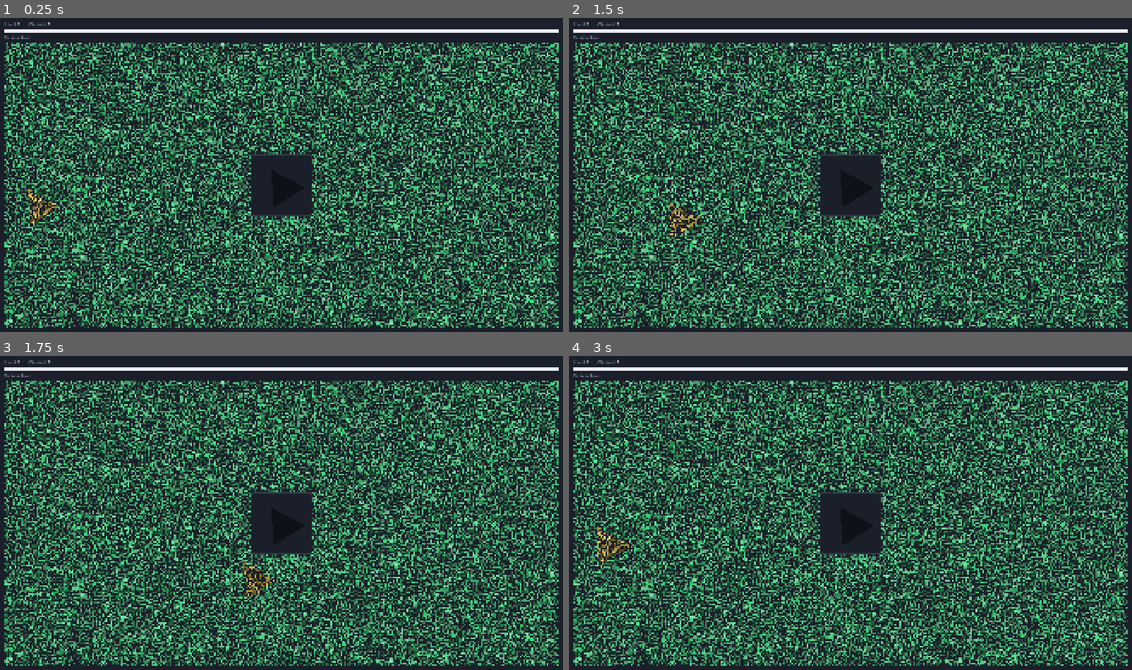
Above: before the commit, frames 1-4 (two rows, left to right).
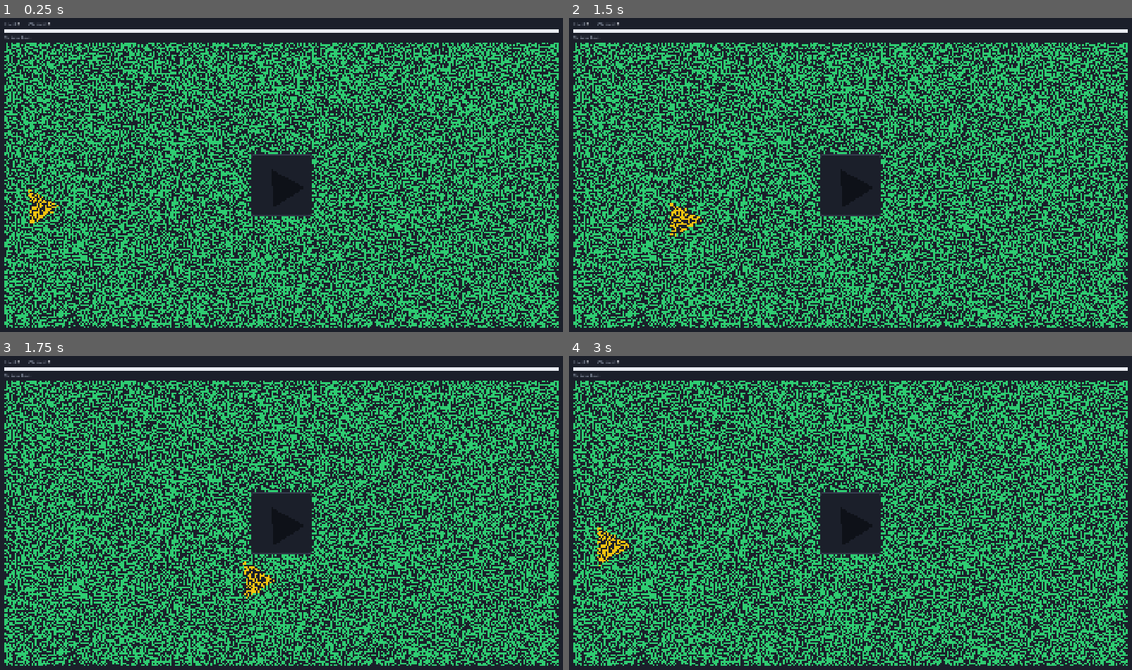
Above: after the commit, the same moments.

Repository: ooooonnnnn/Colorblind-Shape-Match
Game: Godot game, scene res://main.tscn
Same seed, same stepped clock (60 frames per second), same inputs: the game is played once before the commit and once after it.
Inputs (mouse positions are in pixels of both pictures, inside the frame that each line leads up to):
- Up to frame 1 (0.25 s): no input
- Up to frame 2 (1.5 s): tap Enter (ui_accept) at 0.5, 1.25 s; drag from (850, 184) to (906, 105) at 0.52 s; drag from (608, 203) to (822, 240) at 1.27 s
- Up to frame 3 (1.75 s): no input
- Up to frame 4 (3 s): move the mouse to (906, 443) at 2.02 s; click (906, 443) at 2.17 s; tap Enter (ui_accept) at 2.75 s; drag from (822, 578) to (681, 465) at 2.77 s

The runs differ from the first frame. In frame 1, 38% of the frame differs, in the area x 0-100%, y 7-99%; in frame 2, 38%; in frame 3, 38%; in frame 4, 38%.

Commit message:
Show dots in flat base colors instead of random shades
Co-Authored-By: Claude Opus 5.5 (1M context) <noreply@anthropic.com>

Diff:
--- a/scripts/dots.gd
+++ b/scripts/dots.gd
@@ -1,17 +1,15 @@
 extends CanvasLayer
 ## Redraws the area rectangle, except the mask rectangle, as non-overlapping
-## circles. Each circle gets a random shade (from ArtManager) of the background
-## color, or of a shape's color while that shape's piece is under its center.
+## circles. Each circle shows the background color, or a shape's color while
+## that shape's piece is under its center.
 ## The circles are packed once per area and mask position; which base color
 ## each one uses follows the screen live.
 
 signal colors_changed  ## a base color was edited, e.g. in the inspector while running
 
-const ArtManager := preload("res://scripts/ArtManager.gd")
 const CONFIG_PATH := "res://dots.json"
 const MIN_RADIUS := 1.0     # px; spots that only fit a smaller circle are skipped
 const CELL := 4.0          # px; side of the cells used to track where free space is left
-const SHADE_COLUMNS := 2048  # circles per row of the shade texture; must match dot_circle.gdshader
 
 @export var area: Control  ## the part of the screen the circles fill
 @export var mask: Control  ## stays clear of circles
@@ -33,7 +31,7 @@
 var _circles := MultiMeshInstance2D.new()
 var _packed_in := Rect2()   # the area rect the circles were packed into
 var _packed_for := Rect2()  # the mask rect the circles were packed around
-var _shaded_for := PackedColorArray()  # the base colors the shades were picked from
+var _shown_colors := PackedColorArray()  # the base colors last given to the shader
 
 
 func _ready() -> void:
@@ -82,8 +80,9 @@
 
 
 func _process(_delta: float) -> void:
-	if _base_colors() != _shaded_for:
-		_shade(_circles.multimesh.instance_count)
+	if _base_colors() != _shown_colors:
+		_shown_colors = _base_colors()
+		_circles.material.set_shader_parameter("bases", _shown_colors)
 		colors_changed.emit()
 	var area_rect := area.get_global_rect() if area else get_viewport().get_visible_rect()
 	var mask_rect := mask.get_global_rect() if mask else Rect2()
@@ -100,9 +99,7 @@
 			Vector4(mask_rect.position.x / size.x, mask_rect.position.y / size.y,
 					mask_rect.size.x / size.x, mask_rect.size.y / size.y))
 	_circles.position = area_rect.position
-	var circles := _pack(size, mask_rect)
-	_show(circles)
-	_shade(circles.size())
+	_show(_pack(size, mask_rect))
 
 
 ## Circles as (x, y, radius), placed one at a time at random free spots, each
@@ -182,19 +179,6 @@
 	slot[id] = -1
 
 
-## Picks every circle's shade of every base color, and gives the shader the
-## bases so it can tell which shape, if any, is under a circle.
-func _shade(count: int) -> void:
-	var bases := _base_colors()
-	_shaded_for = bases
-	var image := Image.create_empty(SHADE_COLUMNS * bases.size(), maxi(1, ceili(count / float(SHADE_COLUMNS))), false, Image.FORMAT_RGBA8)
-	for i in count:
-		for j in bases.size():
-			image.set_pixel((i % SHADE_COLUMNS) * bases.size() + j, i / SHADE_COLUMNS, ArtManager.get_random_background_color(bases[j]))
-	_circles.material.set_shader_parameter("shades", ImageTexture.create_from_image(image))
-	_circles.material.set_shader_parameter("bases", bases)
-
-
 func _show(circles: PackedVector3Array) -> void:
 	var mm := _circles.multimesh
 	mm.instance_count = circles.size()
--- a/shaders/dot_circle.gdshader
+++ b/shaders/dot_circle.gdshader
@@ -1,21 +1,13 @@
 shader_type canvas_item;
 // One circle of the dot effect, drawn on a unit quad. Finds which shape color,
-// if any, the screen shows under the circle's center and fills with this
-// circle's shade of that base, or of the background base otherwise.
+// if any, the screen shows under the circle's center and fills with it, or
+// with the background color otherwise.
 
-const int SHADE_COLUMNS = 2048;  // must match dots.gd
 const int BASE_COUNT = 7;        // background, then one per shape
 const float MATCH = 0.08;        // how close the screen must be to a shape color to count as it
 
 uniform sampler2D screen_tex : hint_screen_texture, filter_nearest;
-uniform sampler2D shades : filter_nearest;  // circle i's shade of base j at ((i % SHADE_COLUMNS) * BASE_COUNT + j, i / SHADE_COLUMNS)
 uniform vec4 bases[BASE_COUNT];
-
-varying flat int circle;
-
-void vertex() {
-	circle = INSTANCE_ID;
-}
 
 void fragment() {
 	vec2 from_center = UV - 0.5;
@@ -26,7 +18,7 @@
 	vec2 scale = vec2(dFdx(SCREEN_UV.x) / dFdx(UV.x), dFdy(SCREEN_UV.y) / dFdy(UV.y));
 	vec3 seen = texture(screen_tex, SCREEN_UV - from_center * scale).rgb;
 
-	// Outlines, glows and shadows match nothing, so they read as background.
+	// Glows, shadows and blended edges match nothing, so they read as background.
 	int base = 0;
 	float nearest = MATCH;
 	for (int j = 1; j < BASE_COUNT; j++) {
@@ -36,5 +28,5 @@
 			base = j;
 		}
 	}
-	COLOR = texelFetch(shades, ivec2((circle % SHADE_COLUMNS) * BASE_COUNT + base, circle / SHADE_COLUMNS), 0);
+	COLOR = bases[base];
 }
